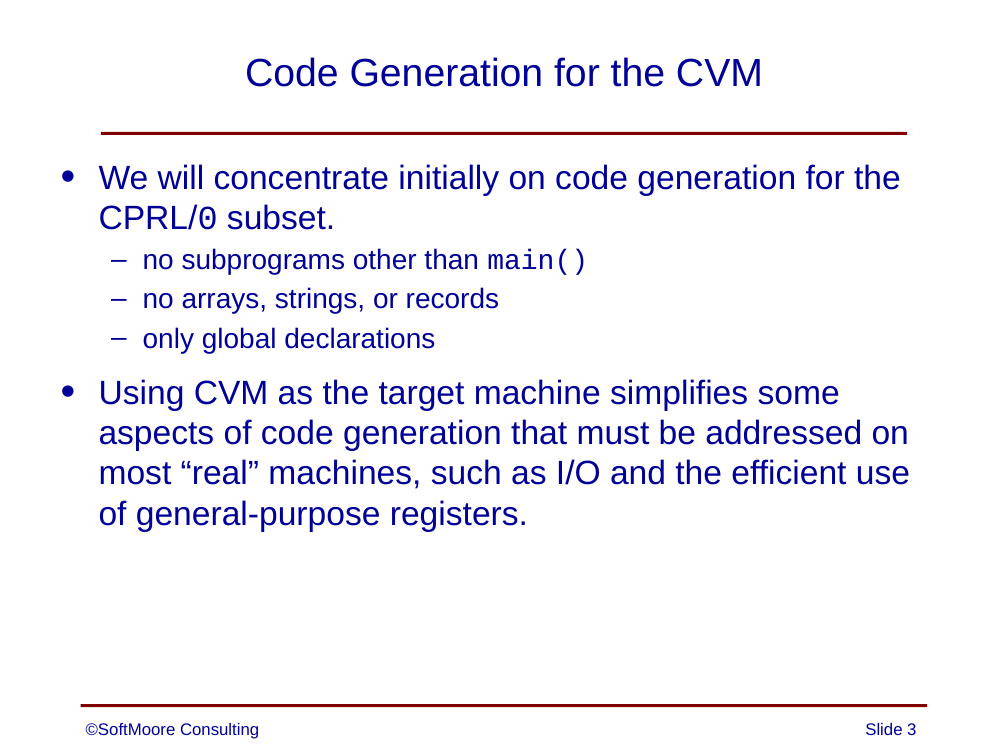
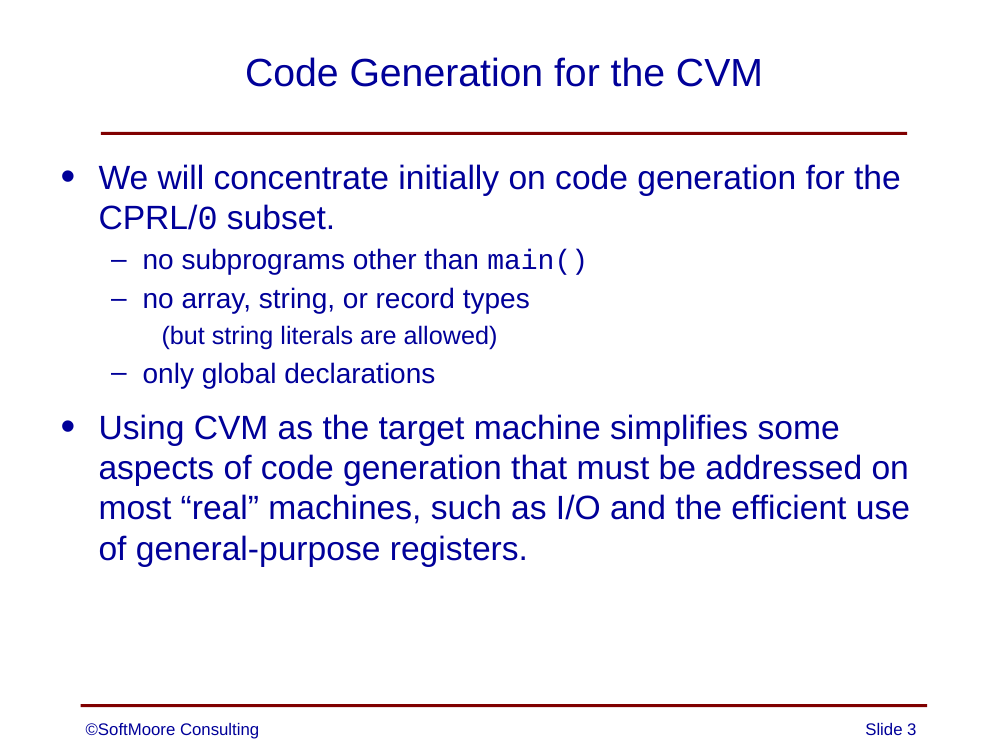
Before and after one commit to SoftMoore/CPRL-Java-3rd, a slide deck: slide 3 of PowerPoints/11 - Code Generation.pptx. Drawn at 1008x756 pixels with LibreOffice and Linux fonts; fonts in the diff are those of the drawing. Boxes give left, top, right and bottom in pixels: in the first picture for what was removed or moved away, otherwise in the second. Text is boxed around its words. In the diff, an @@ line names an element or a change of style, - is before the commit and + after.

```diff
--- a/PowerPoints/11 - Code Generation.pptx
+++ b/PowerPoints/11 - Code Generation.pptx
@@ text at [143, 287, 530, 350]: text changed; size 20 to 18 pt @@
-  – no arrays, strings, or records
+  – no array, string, or record types
+    (but string literals are allowed)
```
Also in this commit, not shown: 6 other slides changed, 2 other files.
